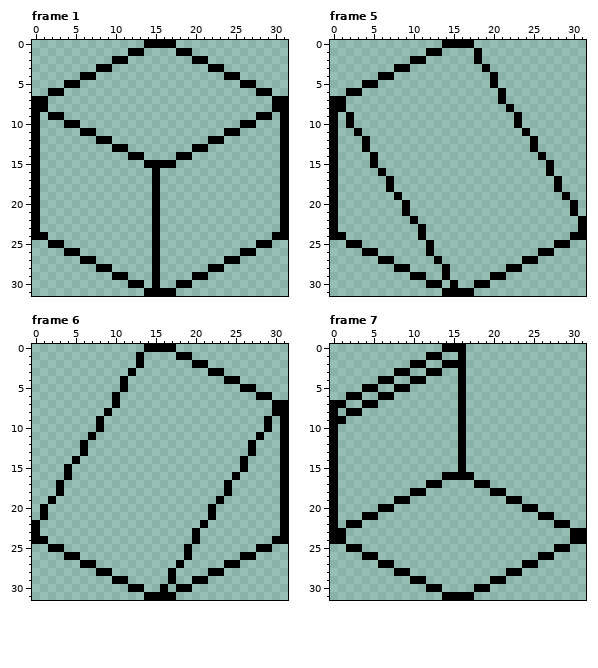
Edited in one commit: pixel-art file (assets/tiles.aseprite). That is the earlier state.
32x32 pixels, 7 frames. Shown: frame 1, frame 5, frame 6, frame 7. The commit also changed other frames, which this record leaves out.
New version:
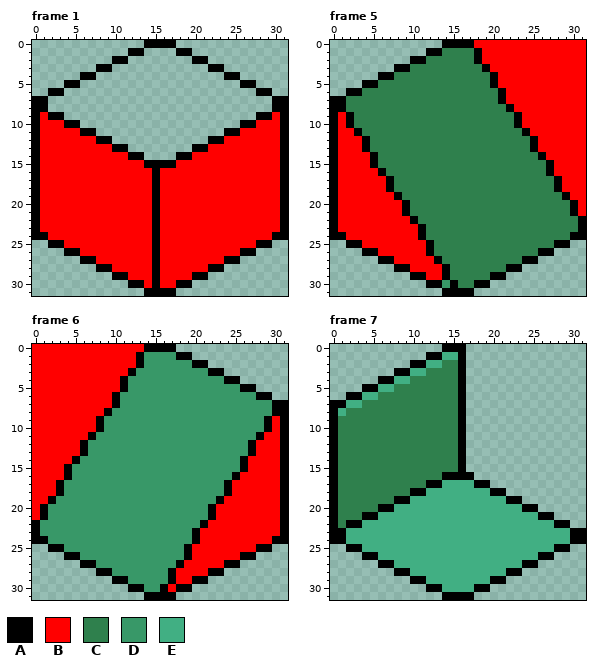
Palette (. is transparent): A #000000  B #ff0000  C #2f804d  D #389868  E #41af83
The edit:
layer "CollisionMask" added
Changed rows in their new state; - is an unchanged pixel.
Frame 1, layer "CollisionMask":
first column x 1:
 9 B----------------------------B
10 BBB------------------------BBB
11 BBBBB--------------------BBBBB
12 BBBBBBB----------------BBBBBBB
13 BBBBBBBBB------------BBBBBBBBB
14 BBBBBBBBBBB--------BBBBBBBBBBB
15 BBBBBBBBBBBBB----BBBBBBBBBBBBB
16 BBBBBBBBBBBBBB-BBBBBBBBBBBBBBB
17 BBBBBBBBBBBBBB-BBBBBBBBBBBBBBB
18 BBBBBBBBBBBBBB-BBBBBBBBBBBBBBB
19 BBBBBBBBBBBBBB-BBBBBBBBBBBBBBB
20 BBBBBBBBBBBBBB-BBBBBBBBBBBBBBB
21 BBBBBBBBBBBBBB-BBBBBBBBBBBBBBB
22 BBBBBBBBBBBBBB-BBBBBBBBBBBBBBB
23 BBBBBBBBBBBBBB-BBBBBBBBBBBBBBB
24 -BBBBBBBBBBBBB-BBBBBBBBBBBBBB-
25 ---BBBBBBBBBBB-BBBBBBBBBBBB---
26 -----BBBBBBBBB-BBBBBBBBBB-----
27 -------BBBBBBB-BBBBBBBB-------
28 ---------BBBBB-BBBBBB---------
29 -----------BBB-BBBB-----------
30 -------------B-BB-------------
Frame 5, layers "CollisionMask", "Layer 1":
first column x 1:
 0 -----------------BBBBBBBBBBBBBB
 1 -------------CCCC-BBBBBBBBBBBBB
 2 -----------CCCCCC-BBBBBBBBBBBBB
 3 ---------CCCCCCCCC-BBBBBBBBBBBB
 4 -------CCCCCCCCCCCC-BBBBBBBBBBB
 5 -----CCCCCCCCCCCCCC-BBBBBBBBBBB
 6 ---CCCCCCCCCCCCCCCCC-BBBBBBBBBB
 7 -CCCCCCCCCCCCCCCCCCC-BBBBBBBBBB
 8 -CCCCCCCCCCCCCCCCCCCC-BBBBBBBBB
 9 B-CCCCCCCCCCCCCCCCCCCC-BBBBBBBB
10 B-CCCCCCCCCCCCCCCCCCCC-BBBBBBBB
11 BB-CCCCCCCCCCCCCCCCCCCC-BBBBBBB
12 BBB-CCCCCCCCCCCCCCCCCCCC-BBBBBB
13 BBB-CCCCCCCCCCCCCCCCCCCC-BBBBBB
14 BBBB-CCCCCCCCCCCCCCCCCCCC-BBBBB
15 BBBB-CCCCCCCCCCCCCCCCCCCCC-BBBB
16 BBBBB-CCCCCCCCCCCCCCCCCCCC-BBBB
17 BBBBBB-CCCCCCCCCCCCCCCCCCCC-BBB
18 BBBBBB-CCCCCCCCCCCCCCCCCCCC-BBB
19 BBBBBBB-CCCCCCCCCCCCCCCCCCCC-BB
20 BBBBBBBB-CCCCCCCCCCCCCCCCCCCC-B
21 BBBBBBBB-CCCCCCCCCCCCCCCCCCCC-B
22 BBBBBBBBB-CCCCCCCCCCCCCCCCCCCC-
23 BBBBBBBBBB-CCCCCCCCCCCCCCCCCCC-
24 -BBBBBBBBB-CCCCCCCCCCCCCCCCCC--
25 ---BBBBBBBB-CCCCCCCCCCCCCCC----
26 -----BBBBBB-CCCCCCCCCCCCC------
27 -------BBBBB-CCCCCCCCCC--------
28 ---------BBBB-CCCCCCC----------
29 -----------BB-CCCCC------------
30 -------------D-CC--------------
Frame 6, layers "CollisionMask", "Layer 1":
first column x 0:
 0 BBBBBBBBBBBBBB-----------------
 1 BBBBBBBBBBBBB-DDDD-------------
 2 BBBBBBBBBBBBB-DDDDDD-----------
 3 BBBBBBBBBBBB-DDDDDDDDD---------
 4 BBBBBBBBBBB-DDDDDDDDDDDD-------
 5 BBBBBBBBBBB-DDDDDDDDDDDDDD-----
 6 BBBBBBBBBB-DDDDDDDDDDDDDDDDD---
 7 BBBBBBBBBB-DDDDDDDDDDDDDDDDDDD-
 8 BBBBBBBBB-DDDDDDDDDDDDDDDDDDDD-
 9 BBBBBBBB-DDDDDDDDDDDDDDDDDDDD-B
10 BBBBBBBB-DDDDDDDDDDDDDDDDDDDD-B
11 BBBBBBB-DDDDDDDDDDDDDDDDDDDD-BB
12 BBBBBB-DDDDDDDDDDDDDDDDDDDD-BBB
13 BBBBBB-DDDDDDDDDDDDDDDDDDDD-BBB
14 BBBBB-DDDDDDDDDDDDDDDDDDDD-BBBB
15 BBBB-DDDDDDDDDDDDDDDDDDDDD-BBBB
16 BBBB-DDDDDDDDDDDDDDDDDDDD-BBBBB
17 BBB-DDDDDDDDDDDDDDDDDDDD-BBBBBB
18 BBB-DDDDDDDDDDDDDDDDDDDD-BBBBBB
19 BB-DDDDDDDDDDDDDDDDDDDD-BBBBBBB
20 B-DDDDDDDDDDDDDDDDDDDD-BBBBBBBB
21 B-DDDDDDDDDDDDDDDDDDDD-BBBBBBBB
22 -DDDDDDDDDDDDDDDDDDDD-BBBBBBBBB
23 -DDDDDDDDDDDDDDDDDDD-BBBBBBBBBB
24 --DDDDDDDDDDDDDDDDDD-BBBBBBBBB-
25 ----DDDDDDDDDDDDDDD-BBBBBBBB---
26 ------DDDDDDDDDDDDD-BBBBBB-----
27 --------DDDDDDDDDD-BBBBB-------
28 ----------DDDDDDD-BBBB---------
29 ------------DDDDD-BB-----------
30 --------------DD-B-------------
Frame 7, layer "Layer 1":
first column x 1:
 1 -------------EE--------------
 2 -----------EECC--------------
 3 ---------EECCCC--------------
 4 -------EECCCCCC--------------
 5 -----EECCCCCCCC--------------
 6 ---EECCCCCCCCCC--------------
 7 -EECCCCCCCCCCCC--------------
 8 ECCCCCCCCCCCCCC--------------
 9 CCCCCCCCCCCCCCC--------------
10 CCCCCCCCCCCCCCC--------------
11 CCCCCCCCCCCCCCC--------------
12 CCCCCCCCCCCCCCC--------------
13 CCCCCCCCCCCCCCC--------------
14 CCCCCCCCCCCCCCC--------------
15 CCCCCCCCCCCCCCC--------------
16 CCCCCCCCCCCCC----------------
17 CCCCCCCCCCC--EEEE------------
18 CCCCCCCCC--EEEEEEEE----------
19 CCCCCCC--EEEEEEEEEEEE--------
20 CCCCC--EEEEEEEEEEEEEEEE------
21 CCC--EEEEEEEEEEEEEEEEEEEE----
22 C--EEEEEEEEEEEEEEEEEEEEEEEE--
23 -EEEEEEEEEEEEEEEEEEEEEEEEEEEE
24 -EEEEEEEEEEEEEEEEEEEEEEEEEEEE
25 ---EEEEEEEEEEEEEEEEEEEEEEEE--
26 -----EEEEEEEEEEEEEEEEEEEE----
27 -------EEEEEEEEEEEEEEEE------
28 ---------EEEEEEEEEEEE--------
29 -----------EEEEEEEE----------
30 -------------EEEE------------
